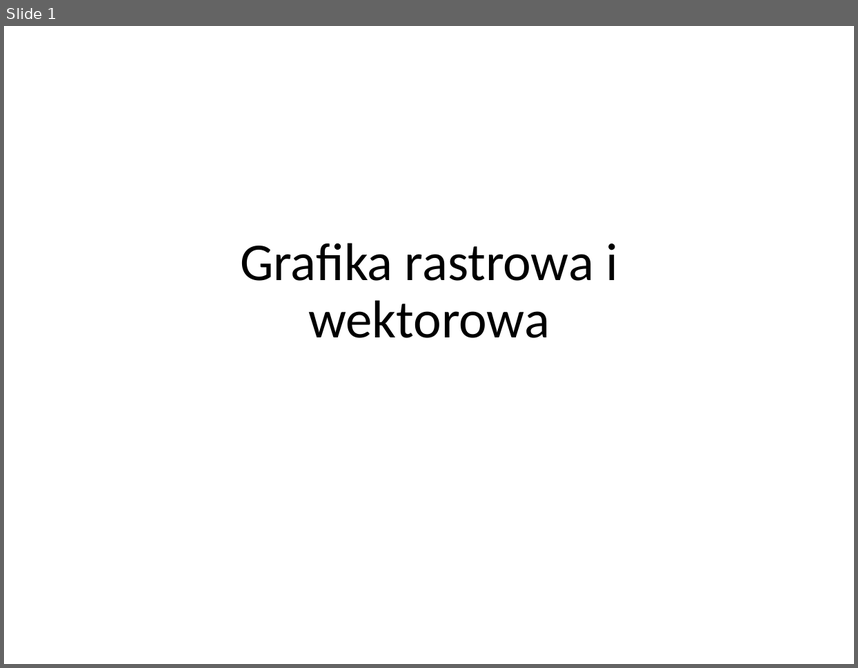
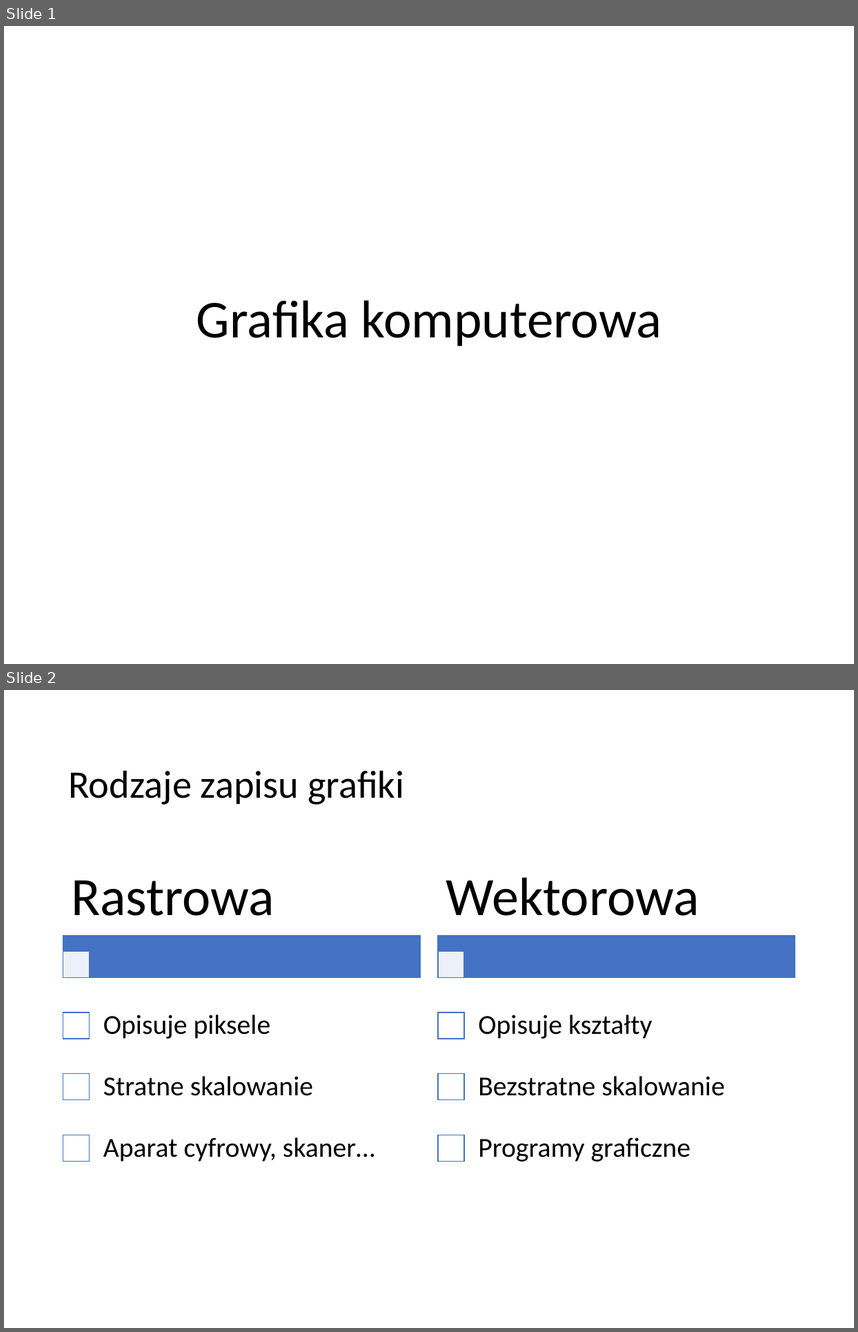
Before and after one commit to blackbat13/cs-lut, a slide deck: Grafika/Grafika rastrowa i wektorowa.pptx. Shown one above the other, each under a label of ours: slide 1 before the commit, slides 1 and 2 after it. The pictures are 858x668 and 858x1332 pixels, drawn with LibreOffice and Linux fonts; fonts in the diff are those of the drawing. Boxes give left, top, right and bottom in pixels: in the first picture for what was removed or moved away, otherwise in the second. Text is boxed around its words. In the diff, an @@ line names an element or a change of style, - is before the commit and + after.

```diff
--- a/Grafika/Grafika rastrowa i wektorowa.pptx
+++ b/Grafika/Grafika rastrowa i wektorowa.pptx
@@ slide 2 added at box(4, 690, 854, 1328), background #FFFFFF @@
@@ title added at box(68, 770, 404, 805), 46.9 pt, text #000000 @@
+Rodzaje zapisu grafiki
@@ group added at box(63, 877, 795, 1161): 10 rectangles, 8 texts @@
+Rastrowa
+Opisuje piksele
+Stratne skalowanie
+Aparat cyfrowy, skaner…
+Wektorowa
+Opisuje kształty
+Bezstratne skalowanie
+Programy graficzne
@@ slide 1 changed as well @@
@@ title at box(197, 300, 662, 346): text changed @@
-Grafika rastrowa i wektorowa
+Grafika komputerowa
```
Also in this commit, not shown: 5 other slides added, 2 slides removed.
